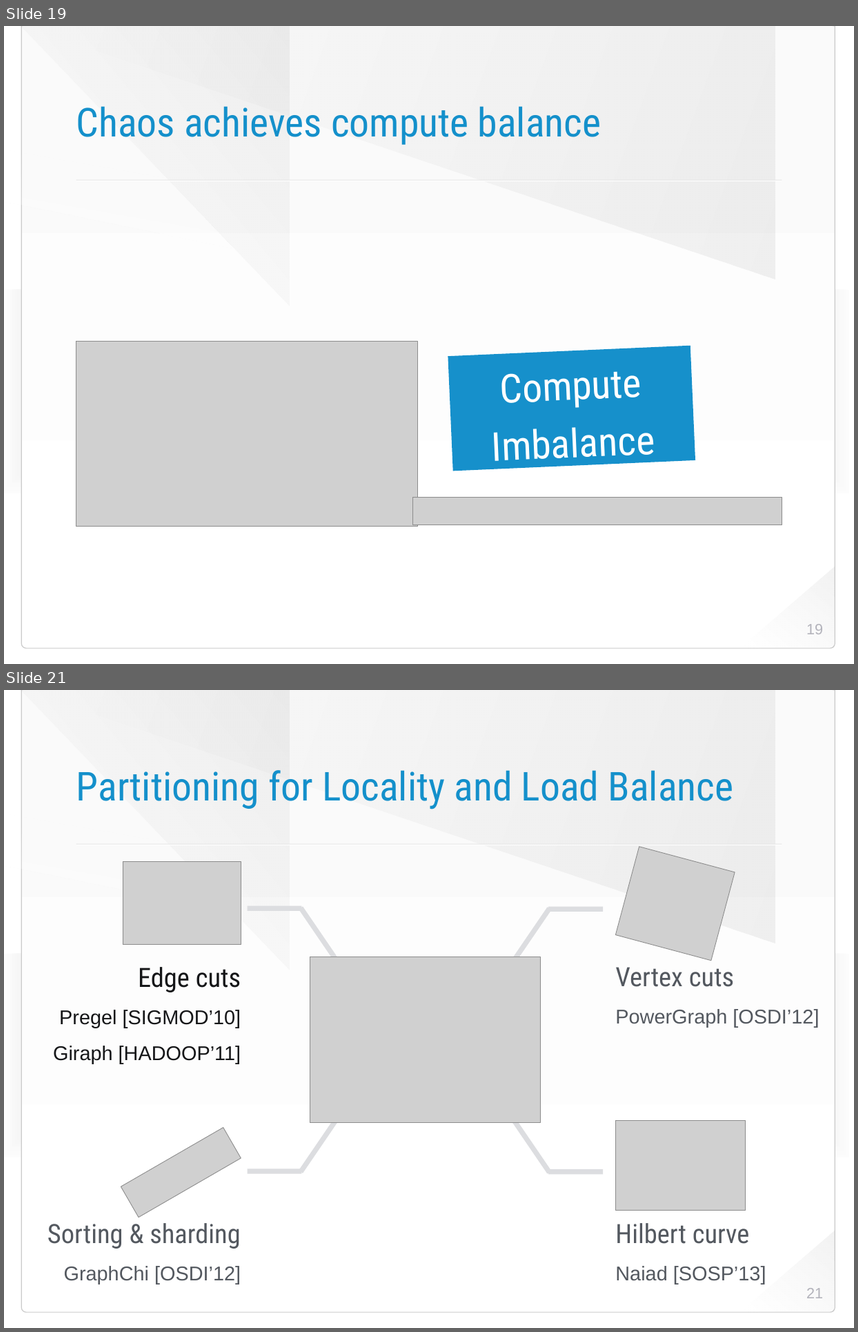
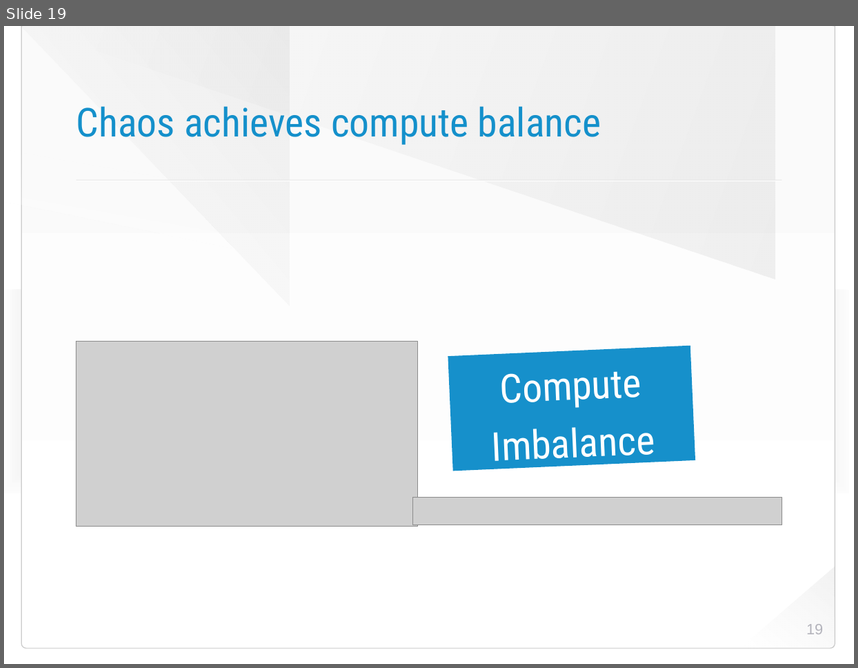
Before and after one commit to HaprianVlad/chaos, a slide deck: presentation.odp. Shown one above the other, each under a label of ours: slides 19 and 21 before the commit, slide 19 after it; the slides between them are not shown. The pictures are 858x1332 and 858x668 pixels, drawn with LibreOffice and Linux fonts; fonts in the diff are those of the drawing; grey boxes stand for pictures; background and template pictures are left out. Boxes give left, top, right and bottom in pixels: in the first picture for what was removed or moved away, otherwise in the second. Text is boxed around its words. In the diff, an @@ line names an element or a change of style, - is before the commit and + after.

Commit message:
work on presentation

```diff
--- a/presentation.odp
+++ b/presentation.odp
@@ slide 21 removed at (4,690,854,1328), background picture (left out); not listed: 8 template elements that a slide beside it also shows @@
@@ title removed at (76,770,734,809) @@
-Partitioning for Locality and Load Balance
@@ picture removed at (615,847,735,960) @@
@@ picture removed at (123,862,241,944) @@
@@ line removed from (301, 908) to (248, 908) @@
@@ line removed from (341, 966) to (301, 907) @@
@@ line removed from (510, 967) to (550, 908) @@
@@ line removed from (548, 909) to (603, 909) @@
@@ picture removed at (310,956,541,1123) @@
@@ text removed at (53,967,241,1063) @@
-Edge cuts
-Pregel [SIGMOD’10]
-Giraph [HADOOP’11]
@@ text removed at (615,967,819,1027) @@
-Vertex cuts
-PowerGraph [OSDI’12]
@@ line removed from (341, 1113) to (301, 1171) @@
@@ line removed from (510, 1114) to (550, 1172) @@
@@ picture removed at (615,1121,746,1210) @@
@@ picture removed at (121,1127,241,1217) @@
@@ line removed from (301, 1171) to (248, 1171) @@
@@ line removed from (548, 1171) to (603, 1171) @@
@@ text removed at (47,1223,241,1283) @@
-Sorting & sharding
-GraphChi [OSDI’12]
@@ text removed at (615,1223,766,1283) @@
-Hilbert curve
-Naiad [SOSP’13]
@@ page number removed at (806,1288,823,1298) @@
-21
```
Also in this commit, not shown: 35 other slides removed, 1 other file.
